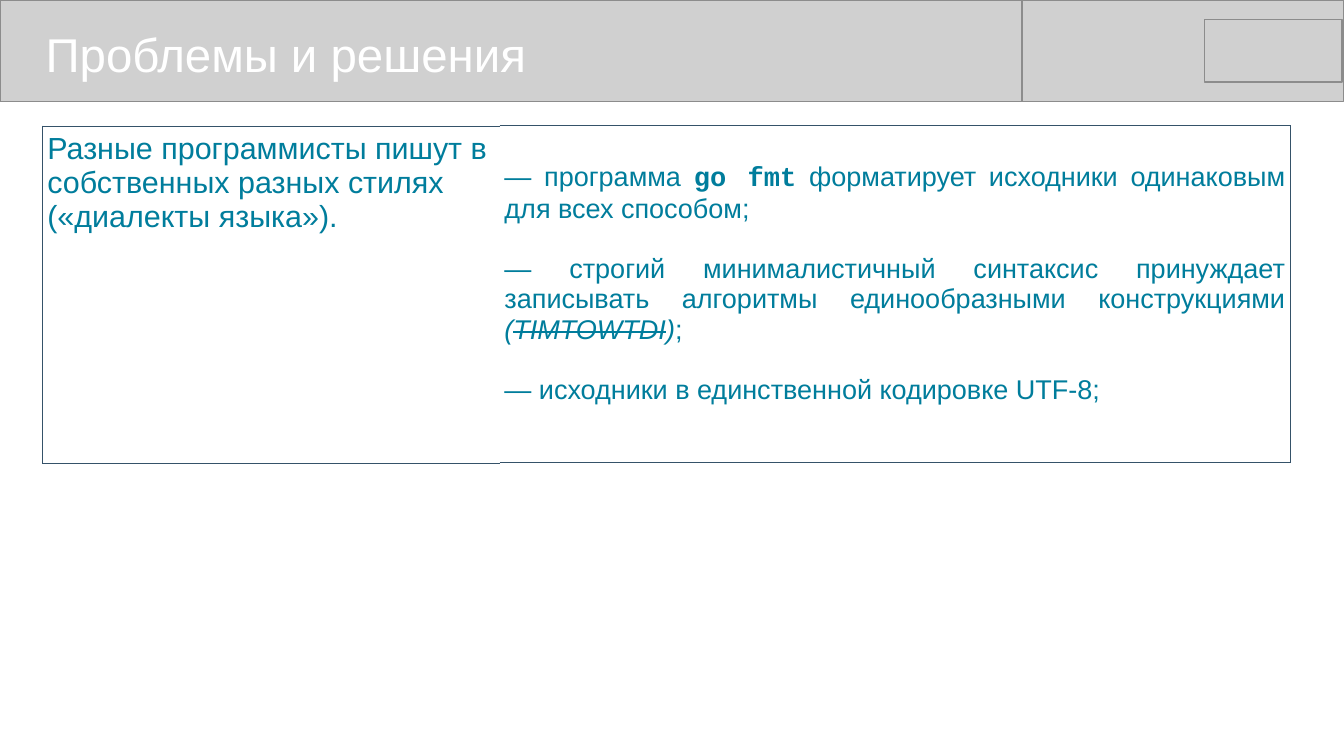
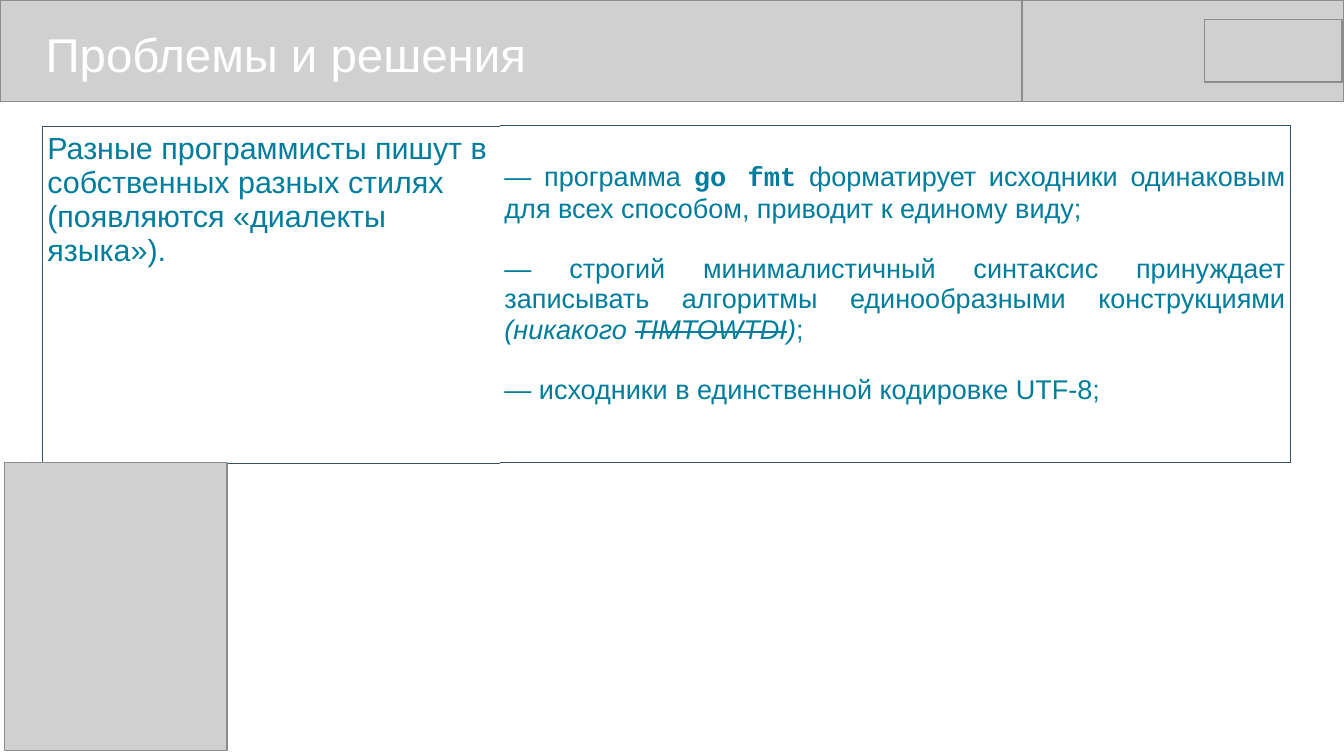
Before and after one commit to mike-shock/Go_language, a slide deck: slide 7 of view/Go_View.odp (slide 6 before the commit). Drawn at 1344x756 pixels with LibreOffice and Linux fonts; fonts in the diff are those of the drawing; grey boxes stand for pictures. Boxes give left, top, right and bottom in pixels: in the first picture for what was removed or moved away, otherwise in the second. Text is boxed around its words. In the diff, an @@ line names an element or a change of style, - is before the commit and + after.

```diff
--- a/view/Go_View.odp
+++ b/view/Go_View.odp
@@ table at bbox=[43, 126, 1292, 439] @@
-row 1, column 1: Разные программисты пишут в собственных разных стилях («диалекты языка»).
+row 1, column 1: Разные программисты пишут в собственных разных стилях (появляются «диалекты языка»).
-row 1, column 2: — программа go fmt форматирует исходники одинаковым для всех способом; / — строгий минималистичный синтаксис принуждает записывать алгоритмы единообразными конструкциями (TIMTOWTDI); / — исходники в единственной кодировке UTF-8;
+row 1, column 2: — программа go fmt форматирует исходники одинаковым для всех способом, приводит к единому виду; / — строгий минималистичный синтаксис принуждает записывать алгоритмы единообразными конструкциями (никакого TIMTOWTDI); / — исходники в единственной кодировке UTF-8;
@@ picture added at bbox=[5, 463, 227, 751] @@
```
Also in this commit, not shown: 13 other slides changed, 1 slide added, 6 other files.
